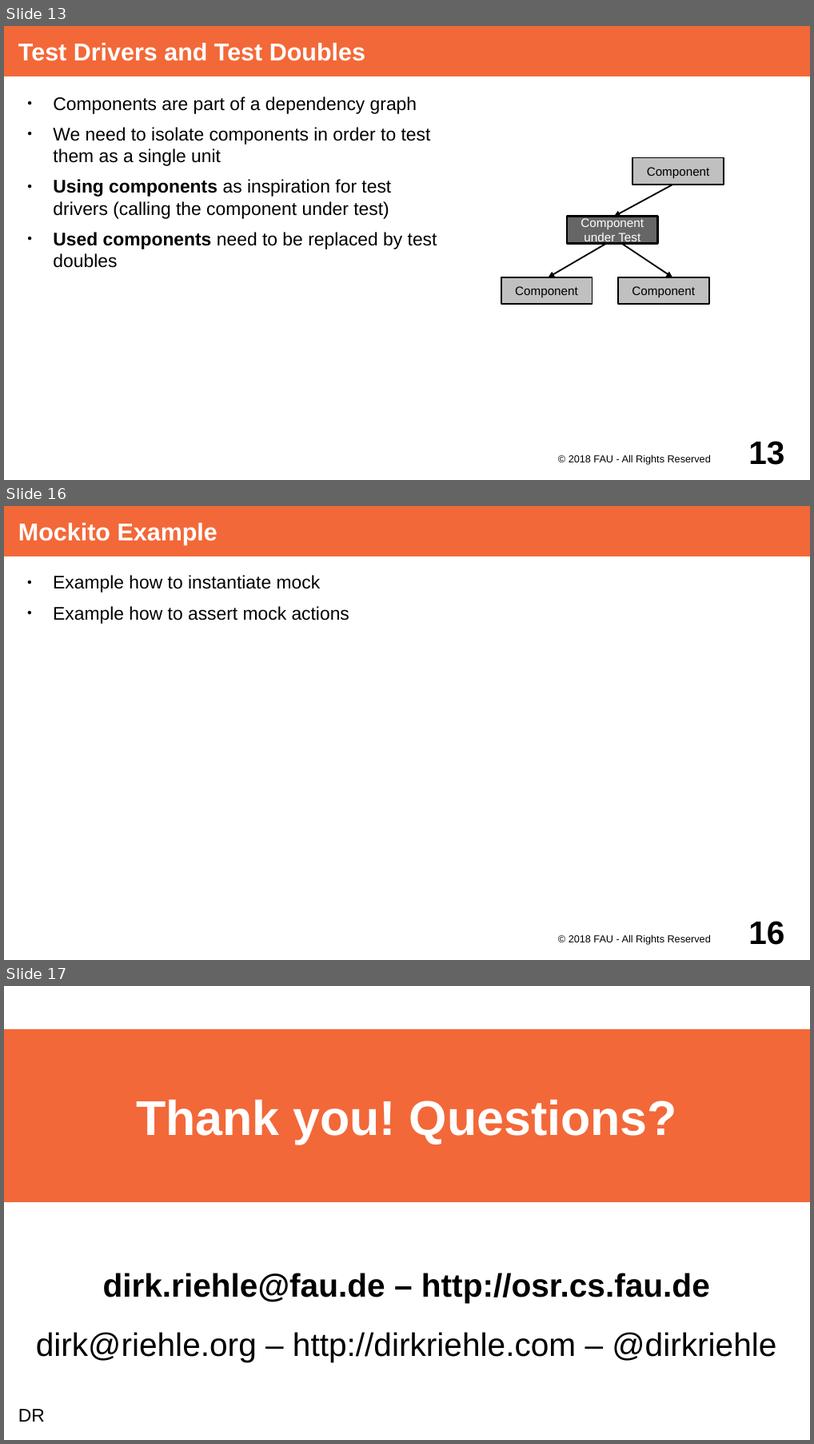
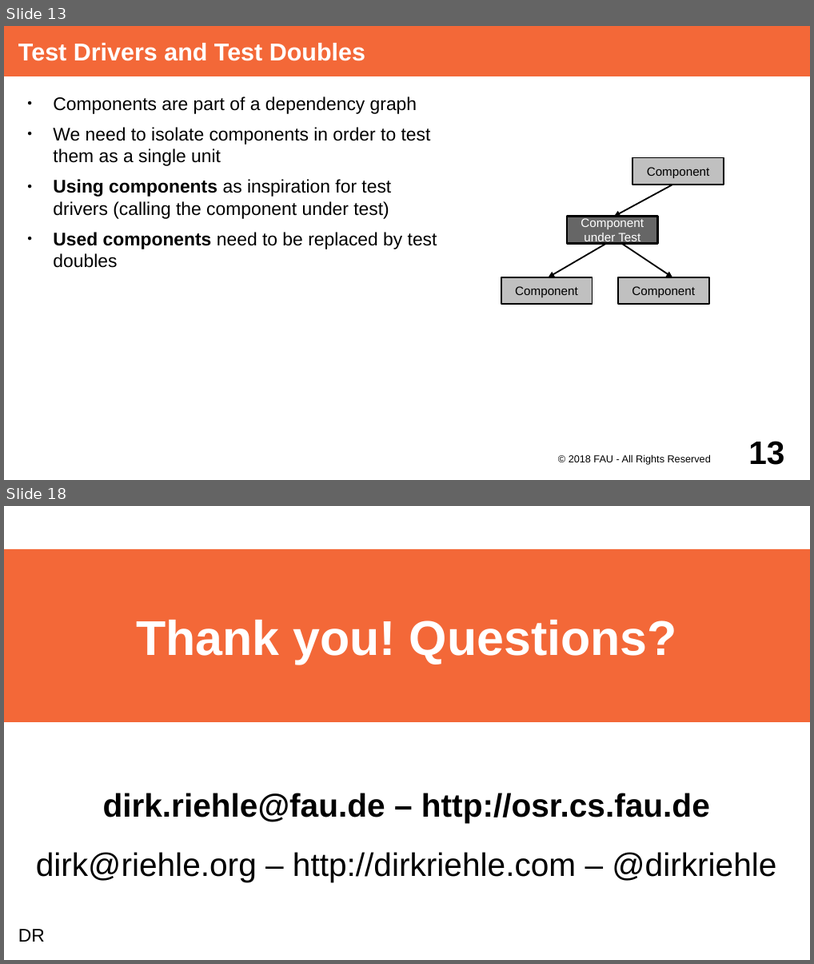
Before and after one commit to dirkriehle/adap-course, a slide deck: Lecture Slides/ADAP Y02- Unit Testing with JUnit.odp. Shown one above the other, each under a label of ours: slides 13, 16 and 17 before the commit, slides 13 and 18 after it; the slides between them are not shown. The pictures are 814x1444 and 814x964 pixels, drawn with LibreOffice and Linux fonts; fonts in the diff are those of the drawing. Boxes give left, top, right and bottom in pixels: in the first picture for what was removed or moved away, otherwise in the second. Text is boxed around its words. In the diff, an @@ line names an element or a change of style, - is before the commit and + after.

Commit message:
Add slides and example code snippets for mockito

```diff
--- a/Lecture Slides/ADAP Y02- Unit Testing with JUnit.odp
+++ b/Lecture Slides/ADAP Y02- Unit Testing with JUnit.odp
@@ slide 16 removed at <box>4,506,810,960</box>, background #FFFFFF @@
@@ title removed at <box>4,506,810,556</box> @@
-Mockito Example
@@ text removed at <box>53,575,350,624</box> @@
-● Example how to instantiate mock
-● Example how to assert mock actions
@@ text removed at <box>569,934,711,944</box> @@
-© 2018 FAU - All Rights Reserved
@@ page number removed at <box>749,920,785,944</box> @@
-16
@@ what was slide 17 is now slide 18 @@
```
Also in this commit, not shown: 2 slides changed, 2 slides added, 6 other files.
